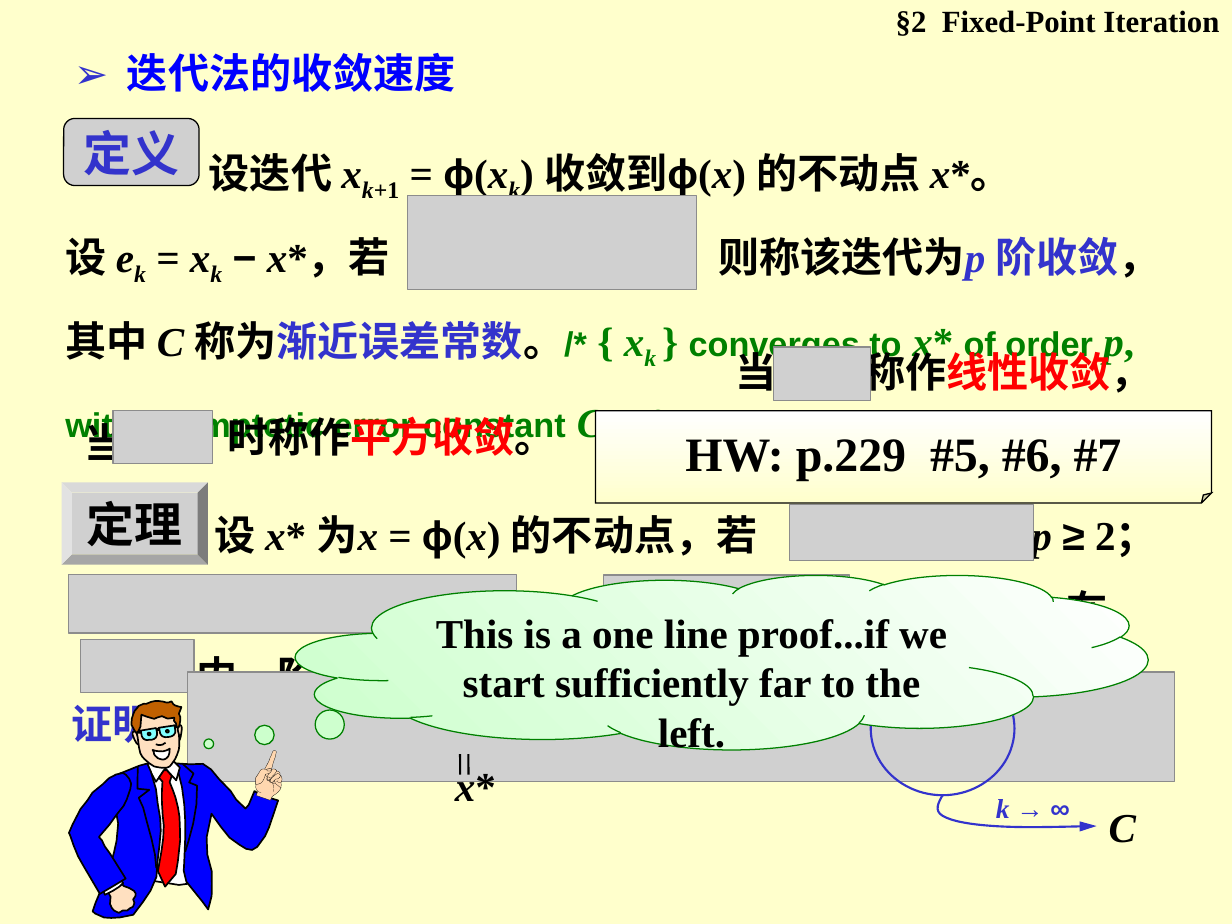
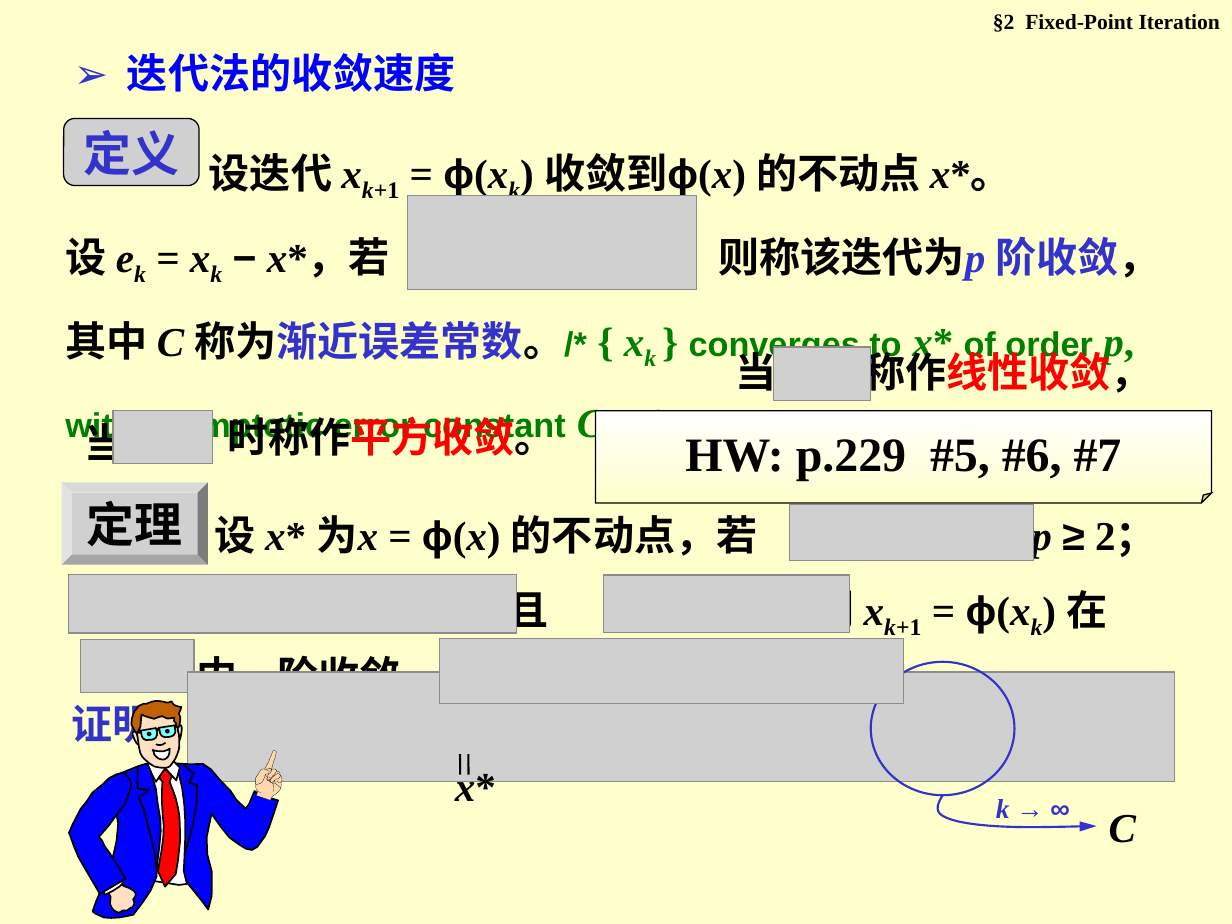
Before and after one commit to shidangda/Advanced-Engineering-Mathematics, a slide deck: slide 12 of NA007a方程求根.ppt. Drawn at 1232x924 pixels with LibreOffice and Linux fonts; fonts in the diff are those of the drawing; grey boxes stand for pictures. Boxes give left, top, right and bottom in pixels: in the first picture for what was removed or moved away, otherwise in the second. Text is boxed around its words. In the diff, an @@ line names an element or a change of style, - is before the commit and + after.

```diff
--- a/NA007a方程求根.ppt
+++ b/NA007a方程求根.ppt
@@ text "§2 Fixed-Point Iteration" at bbox=[993, 14, 1220, 32]: size 18 to 12.6 pt @@
@@ thought cloud removed at bbox=[296, 575, 1148, 750] @@
-This is a one line proof...if we start sufficiently far to the left.
@@ picture added at bbox=[440, 638, 904, 703] @@
```
Also in this commit, not shown: 12 other slides changed, 1 other file.
